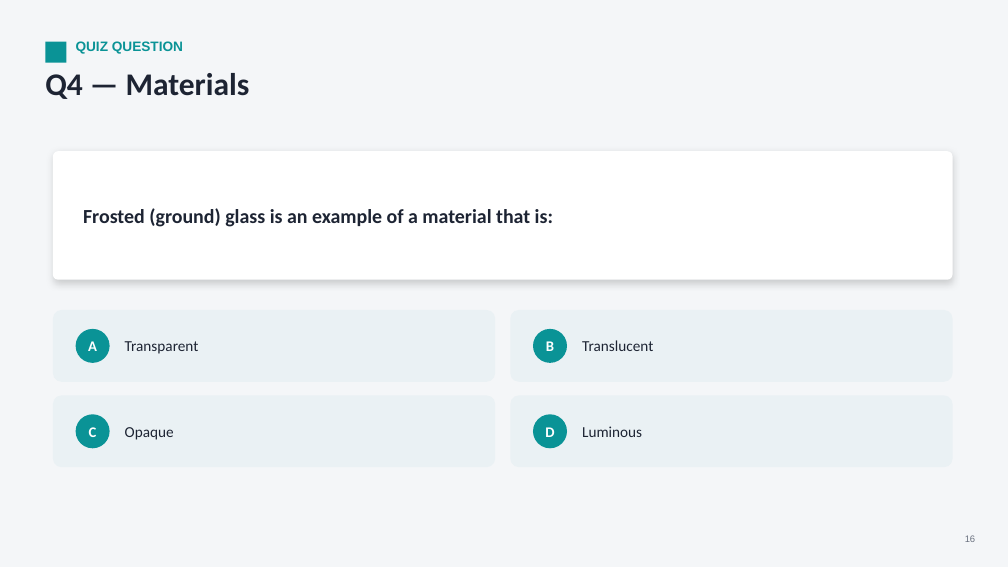
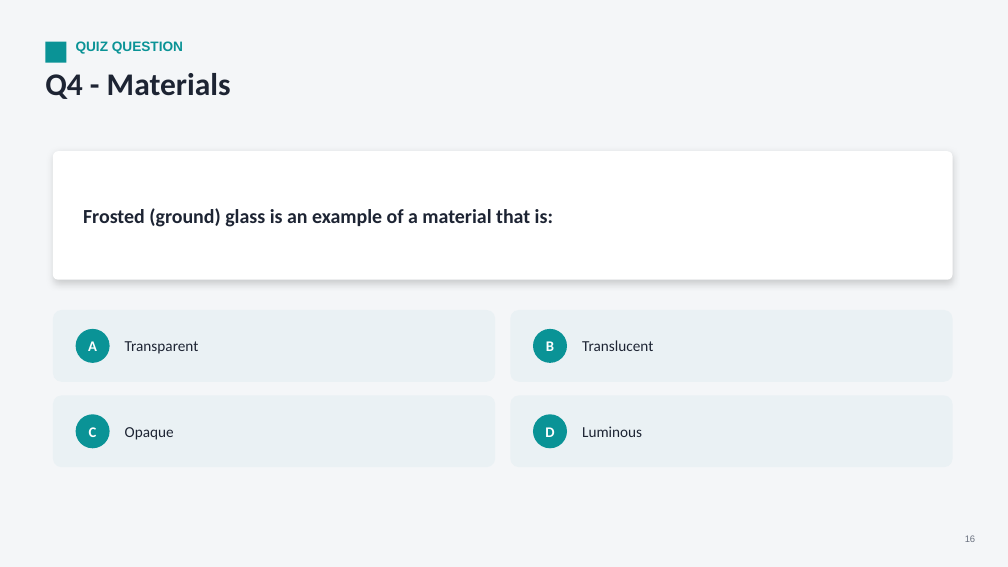
Before and after one commit to parmeshwars2911/MyFirstAR, a slide deck: slide 16 of ppt/Grade06/G06_S52_Light_1.pptx. Drawn at 1008x567 pixels with LibreOffice and Linux fonts; fonts in the diff are those of the drawing. Boxes give left, top, right and bottom in pixels: in the first picture for what was removed or moved away, otherwise in the second. Text is boxed around its words. In the diff, an @@ line names an element or a change of style, - is before the commit and + after.

```diff
--- a/ppt/Grade06/G06_S52_Light_1.pptx
+++ b/ppt/Grade06/G06_S52_Light_1.pptx
@@ text at [45,73,231,99]: text changed @@
-Q4 — Materials
+Q4 - Materials
```
Also in this commit, not shown: 20 other slides changed, 11 other files.
